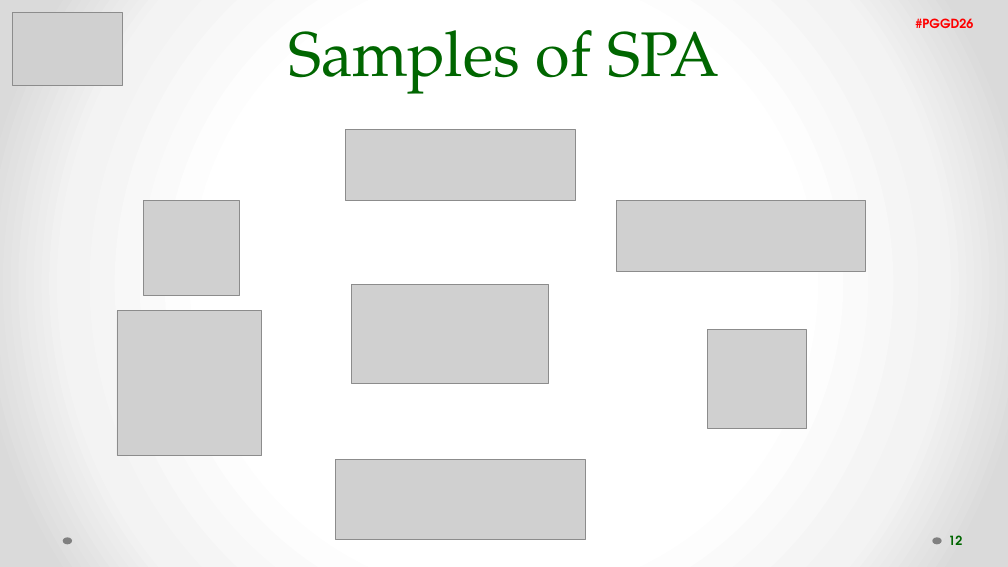
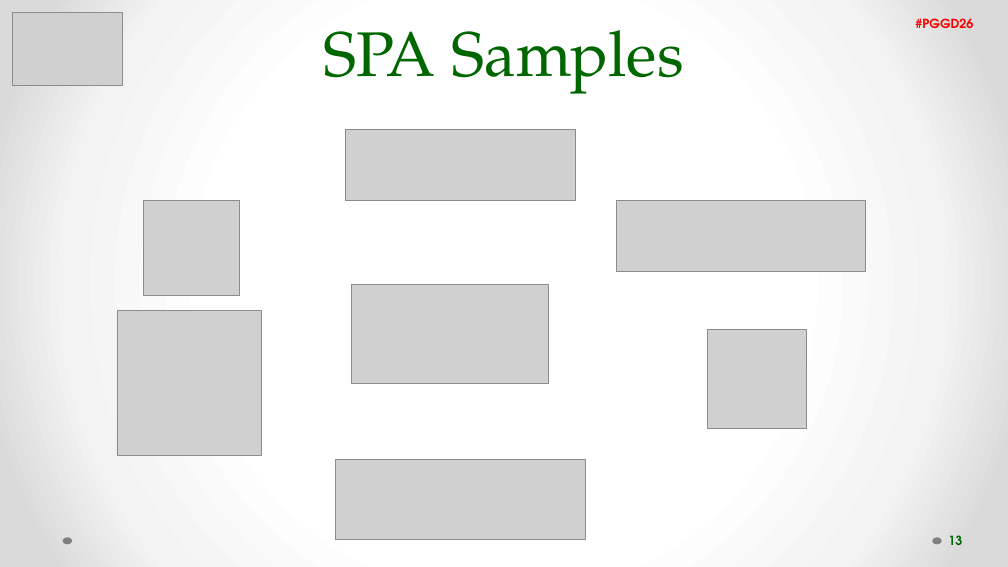
Before and after one commit to filipavm/PGGD26, a slide deck: slide 13 of The power of SPA.pptx (slide 12 before the commit). Drawn at 1008x567 pixels with LibreOffice and Linux fonts; fonts in the diff are those of the drawing; grey boxes stand for pictures. Boxes give left, top, right and bottom in pixels: in the first picture for what was removed or moved away, otherwise in the second. Text is boxed around its words. In the diff, an @@ line names an element or a change of style, - is before the commit and + after.

```diff
--- a/The power of SPA.pptx
+++ b/The power of SPA.pptx
@@ text at <box>324,30,684,94</box>: text changed @@
-Samples of SPA
+SPA Samples
@@ page number at <box>948,535,962,545</box>: text changed @@
-12
+13
```
Also in this commit, not shown: 10 other slides changed, 3 slides added, 1 slide removed.
